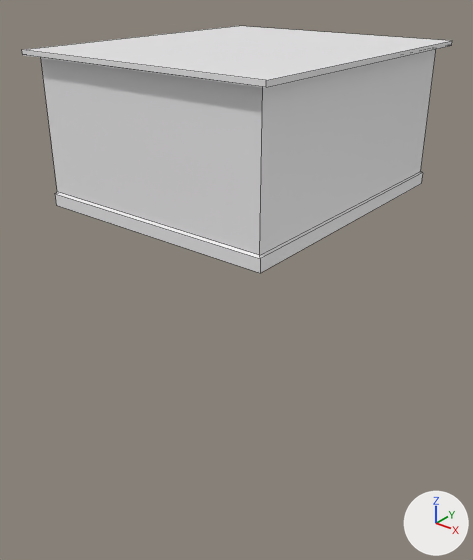
The Blender file Assets/_Project/Models/Heaven Plaza.blend, before and after one commit.
The view is the same before and after, from a 50 mm lens placed at (43.6, -66.8, 23.7), pointed at (-7.8, -2.5, -16.2). The axes (+X, +Y, +Z) are drawn at lower right. The lights are the same throughout. Mesh edges are drawn as thin lines. Objects named as collision shapes, trigger or cutter boxes, shadow casters or lower levels of detail are left out.

In view in the first picture: 'Building'.
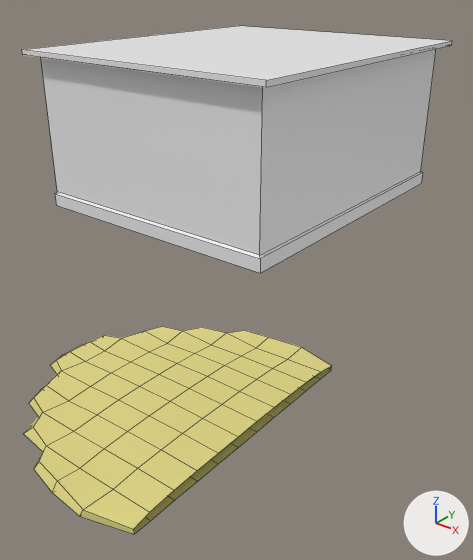
Boxes [x1, y1, x2, y2] around the edits, measured in the pictures (473 x 560 px):
'Icosphere', added (yellow)
    after: [24, 326, 331, 534]

Diff of the bpy script that builds the scene:
```diff
--- a/Assets/_Project/Models/Heaven Plaza.blend.py
+++ b/Assets/_Project/Models/Heaven Plaza.blend.py
@@ mat_beach @@
+mat_beach = principled_material('Beach')
+mat_beach.base_color = (0.784, 0.708, 0.238)  # yellow #e5db86
@@ me_icosphere_001 @@
+me_icosphere_001.from_pydata(...)  # 140 vertices, 127 faces; spans x -43.8..-3.4, y -30.6..20.0, z -0.1..1.9
+me_icosphere_001.polygons.foreach_set('use_smooth', [True] * 127)
+me_icosphere_001.materials.append(mat_beach)  # yellow #e5db86
@@ ob_icosphere @@
+ob_icosphere = bpy.data.objects.new('Icosphere', me_icosphere_001)
+ob_icosphere.location = (0.0, 0.0, -40.0)
```
